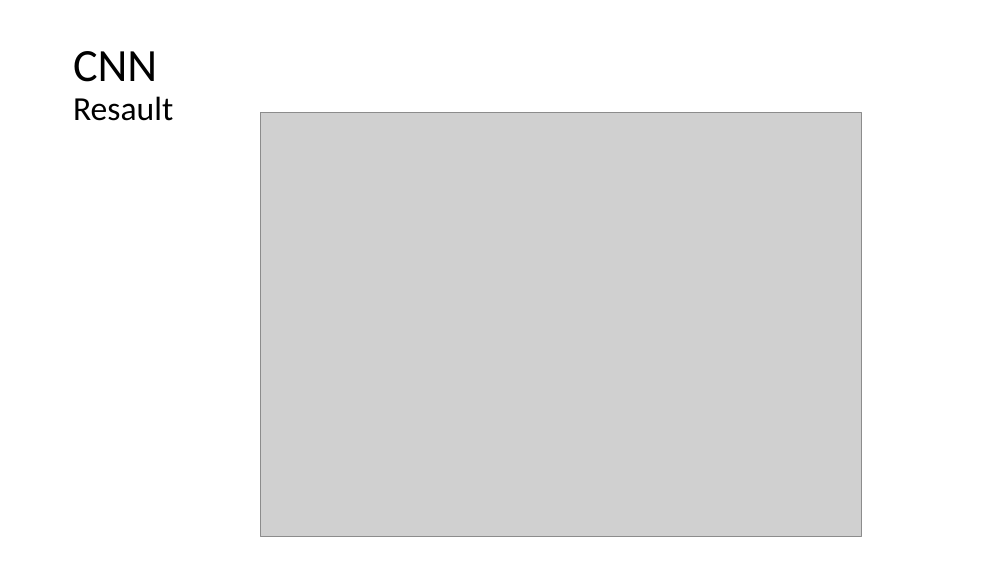
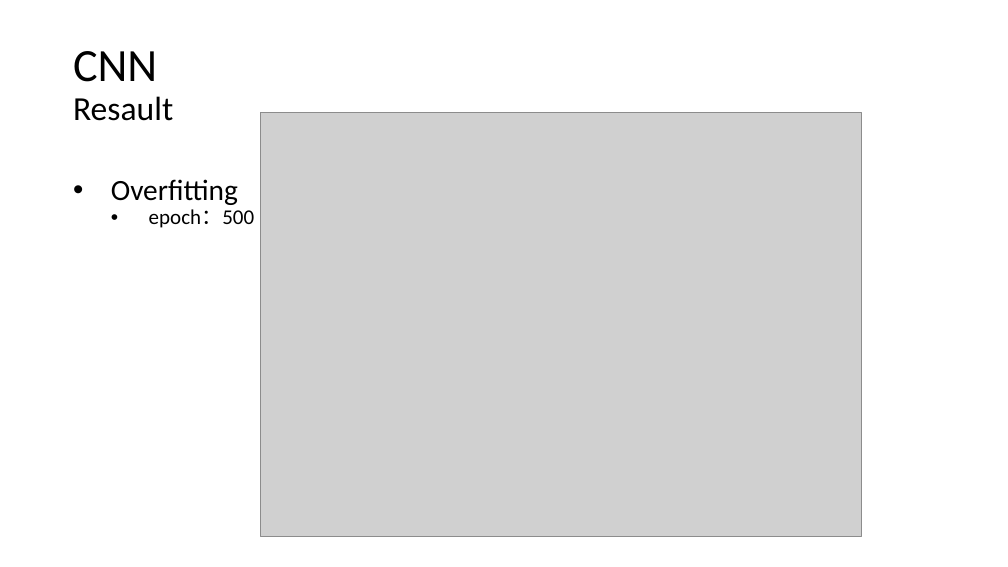
Before and after one commit to chenglong-li/cashflow_prediction, a slide deck: slide 16 of CashFlow of Mutual Fund.pptx. Drawn at 1008x567 pixels with LibreOffice and Linux fonts; fonts in the diff are those of the drawing; grey boxes stand for pictures. Boxes give left, top, right and bottom in pixels: in the first picture for what was removed or moved away, otherwise in the second. Text is boxed around its words. In the diff, an @@ line names an element or a change of style, - is before the commit and + after.

Commit message:
Add presentation PPT

```diff
--- a/CashFlow of Mutual Fund.pptx
+++ b/CashFlow of Mutual Fund.pptx
@@ text added at bbox=[111, 179, 255, 228], 28 pt, text #000000 @@
+• Overfitting
+  • epoch：500
```
Also in this commit, not shown: 1 other slide changed, 1 slide added.
